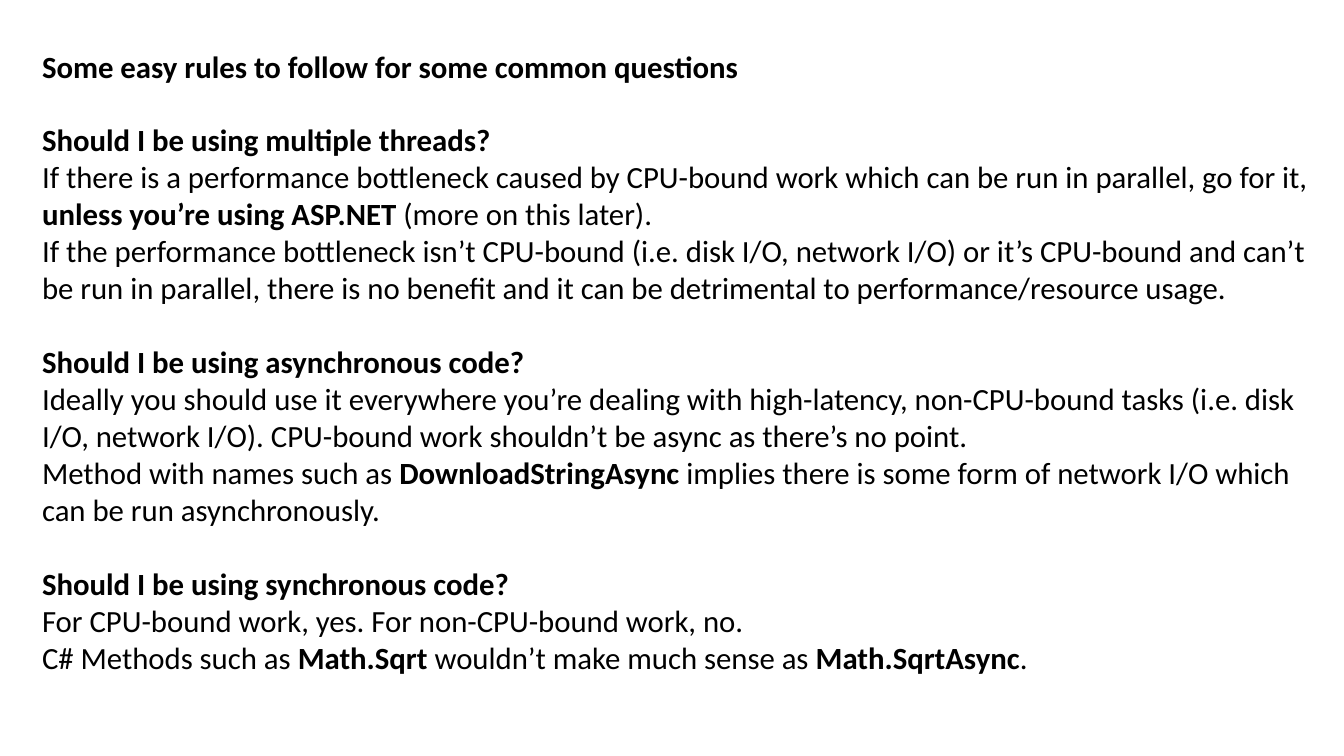
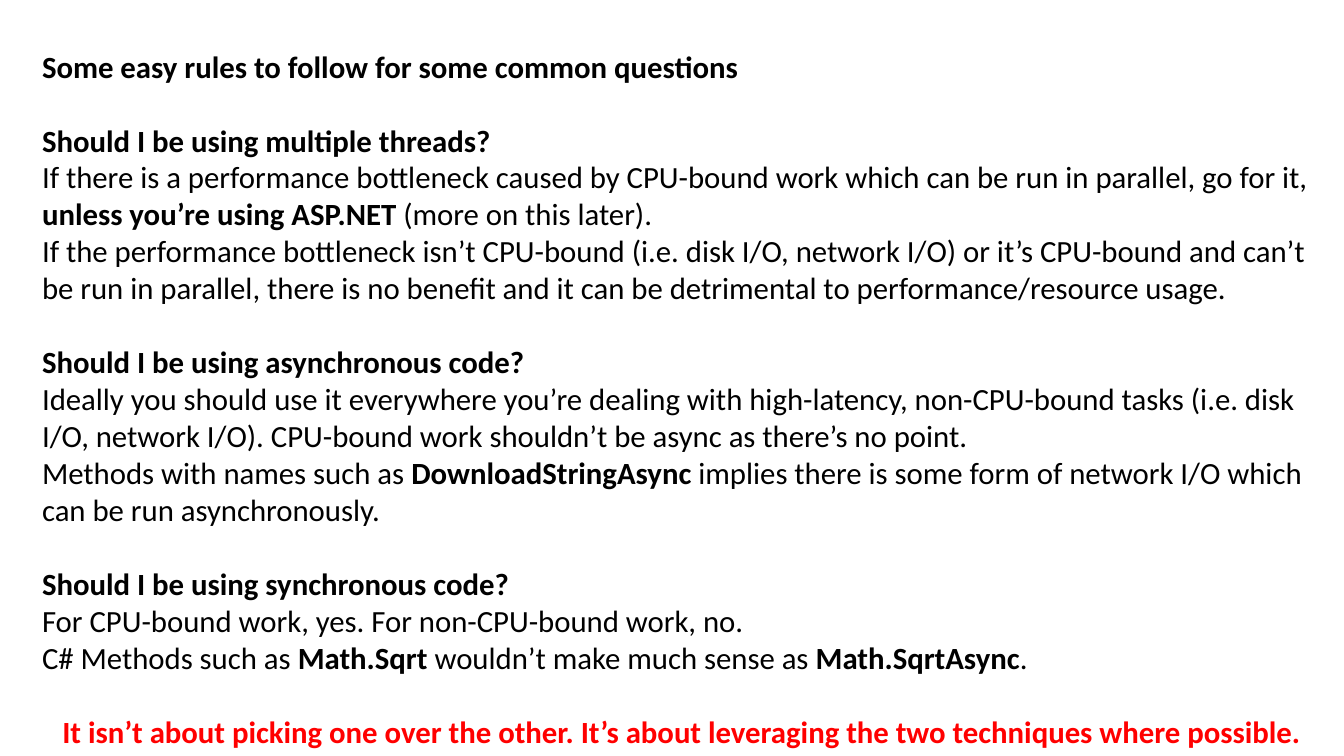
Before and after one commit to JoshKain/AsyncAwaitQuiz, a slide deck: slide 17 of Async and await presentation.pptx. Drawn at 1344x756 pixels with LibreOffice and Linux fonts; fonts in the diff are those of the drawing. Boxes give left, top, right and bottom in pixels: in the first picture for what was removed or moved away, otherwise in the second. Text is boxed around its words. In the diff, an @@ line names an element or a change of style, - is before the commit and + after.

```diff
--- a/Async and await presentation.pptx
+++ b/Async and await presentation.pptx
@@ text at (42,462,1301,526): text changed @@
-Method with names such as DownloadStringAsync implies there is some form of network I/O which can be run asynchronously.
+Methods with names such as DownloadStringAsync implies there is some form of network I/O which can be run asynchronously.
@@ text at (62,721,1300,749): paragraph added @@
+It isn’t about picking one over the other. It’s about leveraging the two techniques where possible.
```
Also in this commit, not shown: 7 other slides changed.
